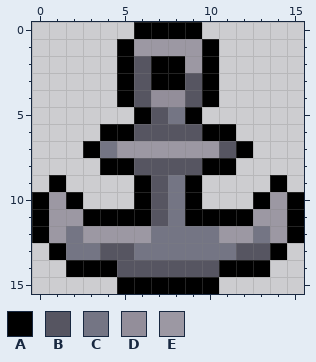
Two states of a pixel-art sprite, lootplot.s0.content/entities/items/rulebender/anchor.png. That is the earlier state.
The file is 16x16 pixels.
Palette (. is transparent): A #000000  B #565561  C #747584  D #938e9a  E #9c98a3
Pixels before, first column x 0:
 0 ......AAAA......
 1 .....AEEEEA.....
 2 .....ABAAEA.....
 3 .....ABAABA.....
 4 .....ABDDBA.....
 5 ......ABCA......
 6 ....AABBBBAA....
 7 ...ACEEEEEEBA...
 8 ....AABBBBAA....
 9 .A....ABCA....A.
10 AEA...ABCA...AEA
11 AEEAAAABCAAAAEEA
12 AECEEEECCCCEECEA
13 .ACCBBCCCCCCBBA.
14 ..AAABBBBBBAAA..
15 .....AAAAAA.....
After:
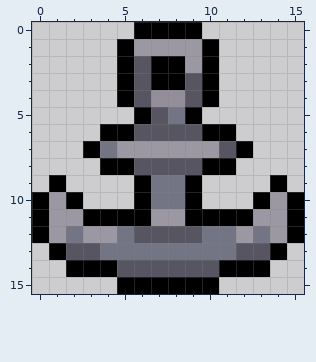
The exact change:
y 9..10: x 7 B -> C
y 11: x 7..8 BC -> EE
y 12: x 5..9 EECCC -> CBBBB; x 11 E -> C
y 13: x 2..5 CCBB -> BBCC
